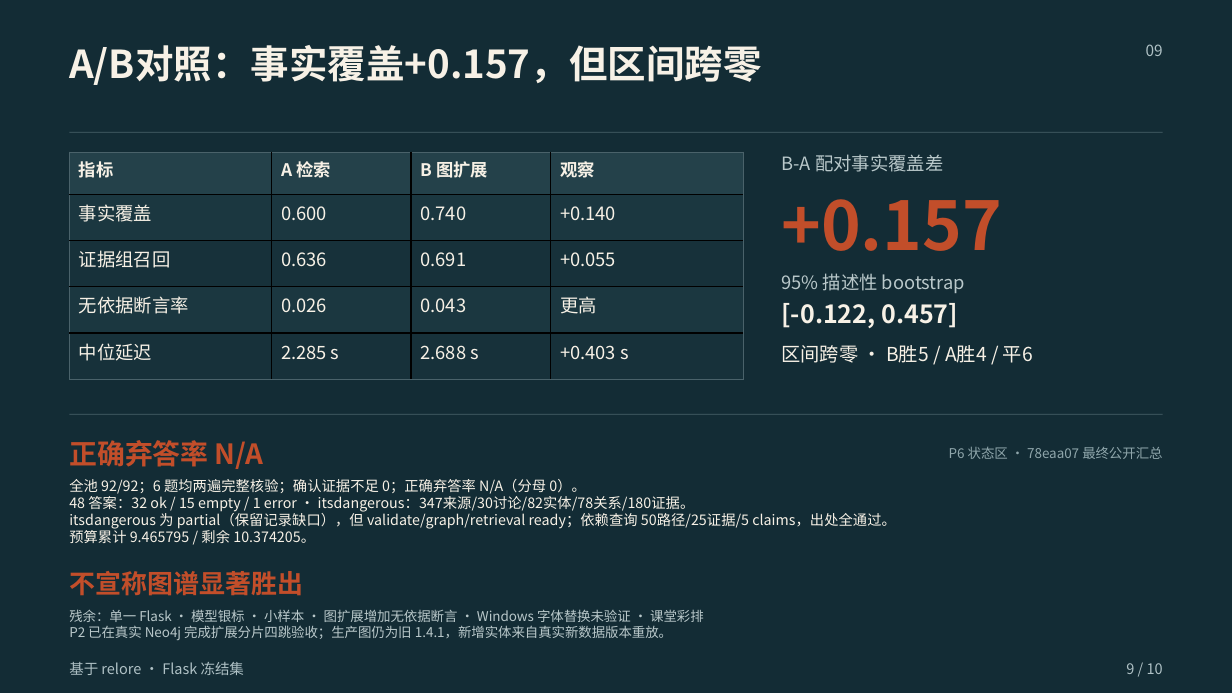
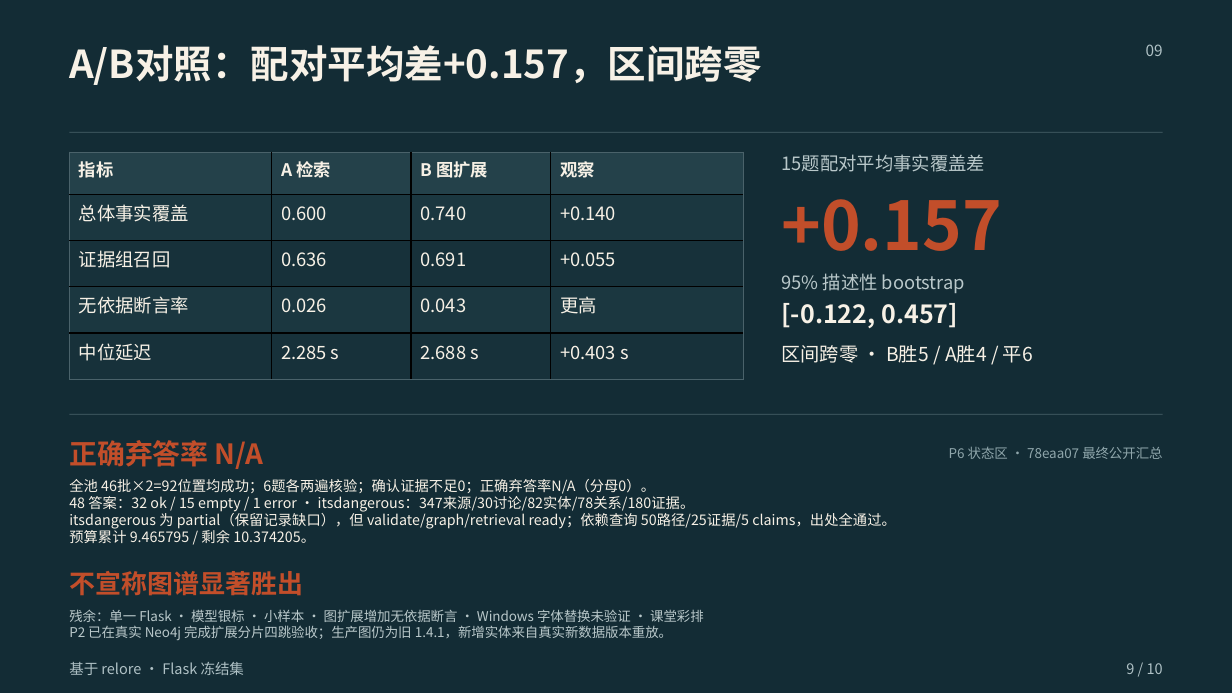
Before and after one commit to Charlie-Yong/relore-kg-archaeologist, a slide deck: slide 9 of demo/final/期末汇报_20261030最终版.pptx. Drawn at 1232x693 pixels with LibreOffice and Linux fonts; fonts in the diff are those of the drawing. Boxes give left, top, right and bottom in pixels: in the first picture for what was removed or moved away, otherwise in the second. Text is boxed around its words. In the diff, an @@ line names an element or a change of style, - is before the commit and + after.

```diff
--- a/demo/final/期末汇报_20261030最终版.pptx
+++ b/demo/final/期末汇报_20261030最终版.pptx
@@ text at (x1=69, y1=45, x2=761, y2=85): text changed @@
-A/B对照：事实覆盖+0.157，但区间跨零
+A/B对照：配对平均差+0.157，区间跨零
@@ table at (x1=69, y1=152, x2=743, y2=380) @@
-row 2, column 1: 事实覆盖
+row 2, column 1: 总体事实覆盖
@@ text at (x1=782, y1=154, x2=985, y2=172): text changed @@
-B-A 配对事实覆盖差
+15题配对平均事实覆盖差
@@ text at (x1=69, y1=479, x2=655, y2=494): text changed @@
-全池 92/92；6 题均两遍完整核验；确认证据不足 0；正确弃答率 N/A（分母 0）。
+全池 46批×2=92位置均成功；6题各两遍核验；确认证据不足0；正确弃答率N/A（分母0）。
```
Also in this commit, not shown: 17 other files.
